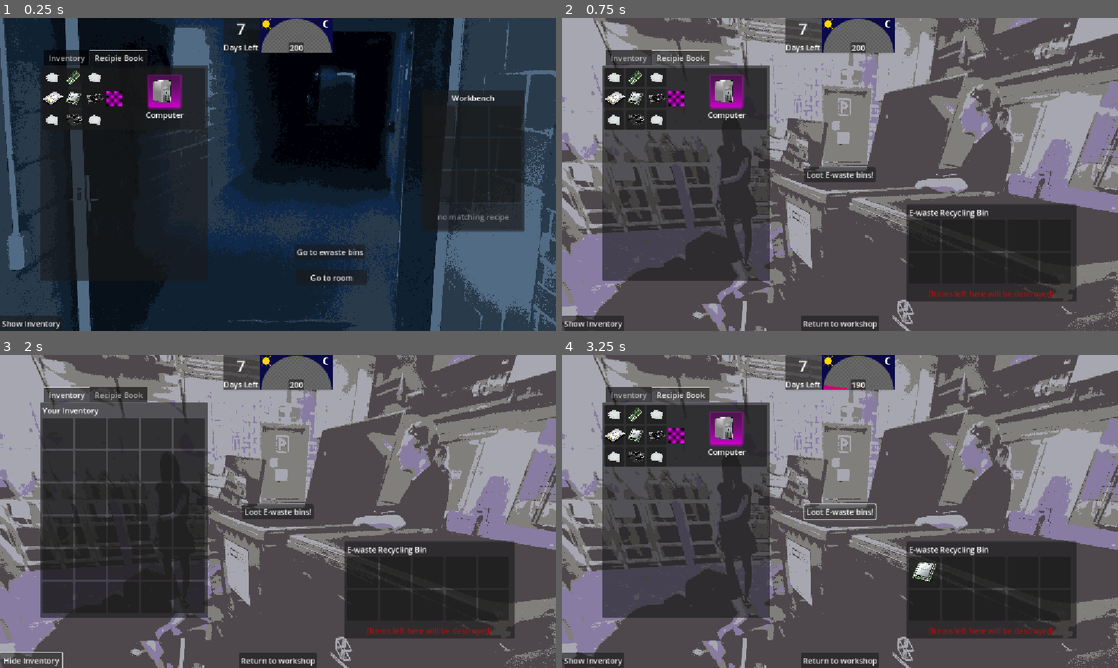
Above: before the commit, frames 1-4 (two rows, left to right).
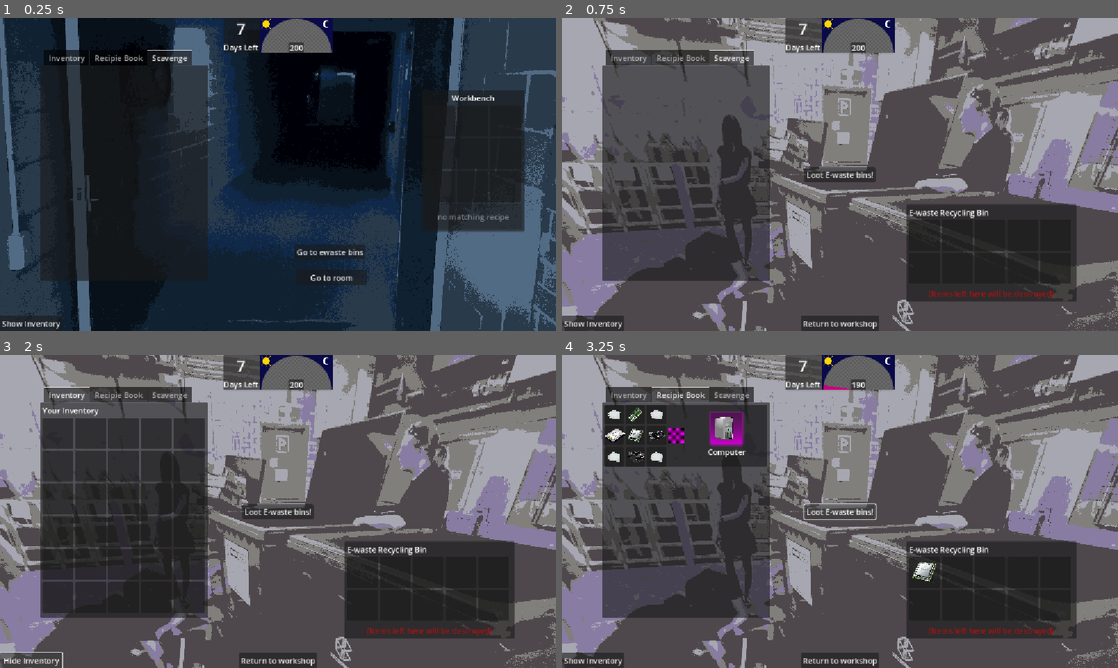
Above: after the commit, the same moments.

Repository: tabby-cat-nya/RustHacker
Game: Godot game, scene res://scenes/workshop.tscn
Same seed, same stepped clock (60 frames per second), same inputs: the game is played once before the commit and once after it. The engine's default icon, where the game draws it, is replaced by a stand-in: a white triangle on a blue panel in a dark square.
Inputs:
- Up to frame 1 (0.25 s): no input
- Up to frame 2 (0.75 s): click "Go to ewaste bins" at 0.5 s
- Up to frame 3 (2 s): click "Show Inventory" at 1.25 s
- Up to frame 4 (3.25 s): click "Hide Inventory" at 2 s; click "Loot E-waste bins!" at 2.75 s

The runs differ from the first frame. In frame 1, 2.9% of the frame differs, in the area x 7-37%, y 10-36%; in frame 2, 6.0%; in frame 3, 0.4%; in frame 4, 0.4%.

Commit message:
started scavenging book

Diff:
--- /dev/null
+++ b/crafting/recipe book/scavengeBook.gd
@@ -0,0 +1,18 @@
+extends PanelContainer
+
+@export var grid : GridContainer
+
+# Called when the node enters the scene tree for the first time.
+func _ready() -> void:
+	RecipeManager.recipes_loaded.connect(scavs_ready)
+
+
+# Called every frame. 'delta' is the elapsed time since the previous frame.
+func _process(delta: float) -> void:
+	pass
+
+func scavs_ready():
+	for scav in RecipeManager.scavenge_recipes:
+		# TODO: create an item slot with the scav recipie icon, bock dragging
+		# show details about scavenge results in tooltip?
+		pass
--- a/crafting/recipeManager.gd
+++ b/crafting/recipeManager.gd
@@ -43,7 +43,7 @@
 			if (file_name.get_extension() == "remap"):
 				file_name = file_name.replace('.remap', '')
 			print(crafts_dir + file_name)
-			craft_recipes.append(load(scavenges_dir + file_name) as ScavengeRecipe)
+			scavenge_recipes.append(load(scavenges_dir + file_name) as ScavengeRecipe)
 			file_name = dir.get_next()
 
 	recipes_loaded.emit()
--- /dev/null
+++ b/crafting/scavenges/gpu_scav.tres
@@ -0,0 +1,32 @@
+[gd_resource type="Resource" script_class="ScavengeRecipe" load_steps=10 format=3 uid="uid://b75dli4mcy0ua"]
+
+[ext_resource type="Resource" uid="uid://oc57emfpcnm0" path="res://items/gpu.tres" id="1_t0fjb"]
+[ext_resource type="Script" uid="uid://oa5rlx6ttwuj" path="res://crafting/rollableLoot.gd" id="2_n1ajs"]
+[ext_resource type="Resource" uid="uid://cnr1k8seffsxb" path="res://items/plastic.tres" id="3_t0fjb"]
+[ext_resource type="Resource" uid="uid://bufa63unuppu5" path="res://items/cpu.tres" id="4_3aoas"]
+[ext_resource type="Script" uid="uid://boqr1fowaqmt0" path="res://crafting/scavenge_recipe.gd" id="4_bmsvv"]
+[ext_resource type="Resource" uid="uid://c2wbqelme8vy1" path="res://items/ram_item.tres" id="5_fut73"]
+
+[sub_resource type="Resource" id="Resource_wkxe4"]
+script = ExtResource("2_n1ajs")
+item = ExtResource("3_t0fjb")
+chance = 4
+metadata/_custom_type_script = "uid://oa5rlx6ttwuj"
+
+[sub_resource type="Resource" id="Resource_aq2uy"]
+script = ExtResource("2_n1ajs")
+item = ExtResource("4_3aoas")
+chance = 1
+metadata/_custom_type_script = "uid://oa5rlx6ttwuj"
+
+[sub_resource type="Resource" id="Resource_7lonm"]
+script = ExtResource("2_n1ajs")
+item = ExtResource("5_fut73")
+chance = 1
+metadata/_custom_type_script = "uid://oa5rlx6ttwuj"
+
+[resource]
+script = ExtResource("4_bmsvv")
+input = ExtResource("1_t0fjb")
+loot_pool = Array[ExtResource("2_n1ajs")]([SubResource("Resource_wkxe4"), SubResource("Resource_aq2uy"), SubResource("Resource_7lonm")])
+metadata/_custom_type_script = "uid://boqr1fowaqmt0"
--- a/inv_system/player_inventory.tscn
+++ b/inv_system/player_inventory.tscn
@@ -1,9 +1,10 @@
-[gd_scene load_steps=7 format=3 uid="uid://bkhg56q71vsjv"]
+[gd_scene load_steps=9 format=3 uid="uid://bkhg56q71vsjv"]
 
 [ext_resource type="Script" uid="uid://jxkjnscuxcyi" path="res://inv_system/player_inventory.gd" id="1_vk2kx"]
 [ext_resource type="Script" uid="uid://c6oycdae5wvjf" path="res://inv_system/inventory.gd" id="2_hk4hx"]
 [ext_resource type="PackedScene" uid="uid://dgqs20xf7l8c" path="res://inv_system/item_slot.tscn" id="3_8qgtd"]
 [ext_resource type="Script" uid="uid://chxgum3v3d1o7" path="res://crafting/recipe book/recipie_book.gd" id="4_bdgfq"]
+[ext_resource type="Script" uid="uid://drm5jfhadys7l" path="res://crafting/recipe book/scavengeBook.gd" id="5_bdgfq"]
 
 [sub_resource type="StyleBoxFlat" id="StyleBoxFlat_2jtfh"]
 content_margin_left = 0.0
@@ -23,6 +24,18 @@
 content_margin_right = 0.0
 content_margin_bottom = 0.0
 bg_color = Color(0.101960786, 0.101960786, 0.101960786, 0)
+corner_radius_top_left = 3
+corner_radius_top_right = 3
+corner_radius_bottom_right = 3
+corner_radius_bottom_left = 3
+corner_detail = 5
+
+[sub_resource type="StyleBoxFlat" id="StyleBoxFlat_8qgtd"]
+content_margin_left = 0.0
+content_margin_top = 0.0
+content_margin_right = 0.0
+content_margin_bottom = 0.0
+bg_color = Color(0.6, 0.6, 0.6, 0)
 corner_radius_top_left = 3
 corner_radius_top_right = 3
 corner_radius_bottom_right = 3
@@ -58,7 +71,7 @@
 offset_top = 67.0
 offset_right = 431.0
 offset_bottom = 544.0
-current_tab = 1
+current_tab = 2
 
 [node name="Inventory" type="PanelContainer" parent="TabContainer" node_paths=PackedStringArray("grid", "inv_label")]
 visible = false
@@ -185,6 +198,7 @@
 layout_mode = 2
 
 [node name="Recipie Book" type="PanelContainer" parent="TabContainer" node_paths=PackedStringArray("vbox")]
+visible = false
 layout_mode = 2
 theme_override_styles/panel = SubResource("StyleBoxFlat_icm48")
 script = ExtResource("4_bdgfq")
@@ -207,4 +221,14 @@
 size_flags_horizontal = 3
 size_flags_vertical = 3
 
+[node name="Scavenge" type="PanelContainer" parent="TabContainer"]
+layout_mode = 2
+theme_override_styles/panel = SubResource("StyleBoxFlat_8qgtd")
+script = ExtResource("5_bdgfq")
+metadata/_tab_index = 2
+
+[node name="GridContainer" type="GridContainer" parent="TabContainer/Scavenge"]
+layout_mode = 2
+columns = 5
+
 [connection signal="pressed" from="Button" to="." method="_on_button_pressed"]
Not shown, added: crafting/recipe book/scavengeBook.gd.uid
